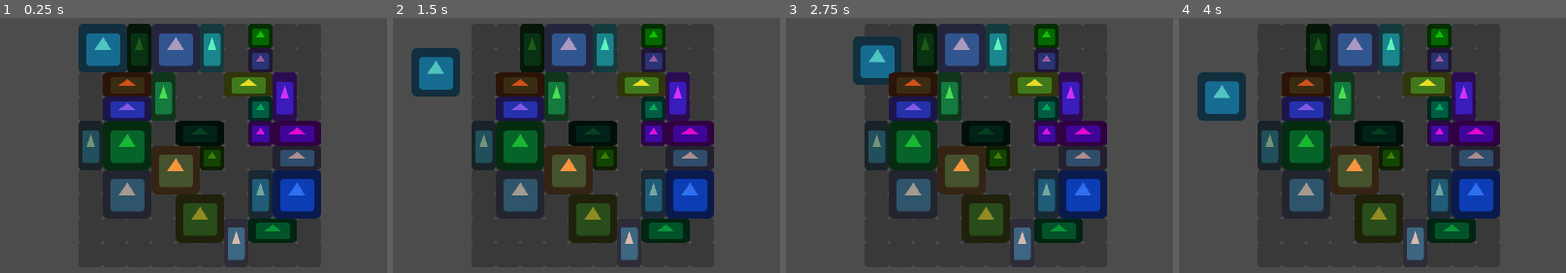
Above: before the commit, frames 1-4 (left to right).
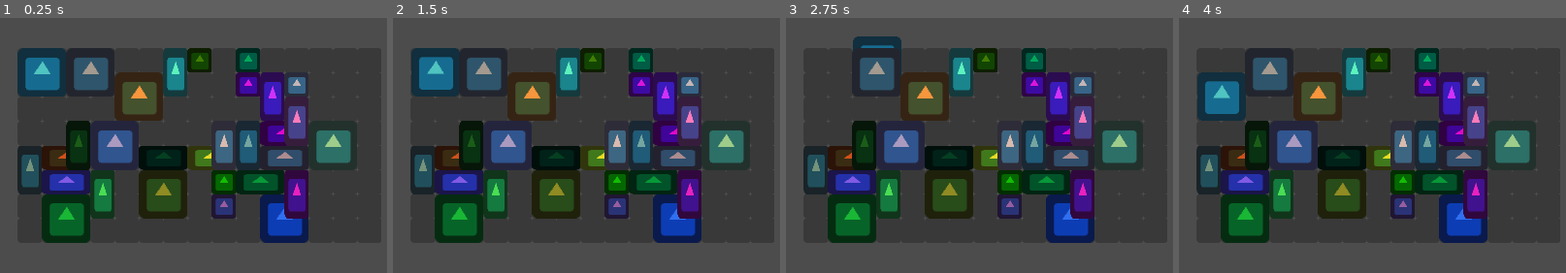
Above: after the commit, the same moments.

Repository: Galomortal47/BackPack
Game: Godot game, scene res://Invetory.tscn
Two runs of this game, one before a commit and one after it. Both use one fixed random seed, a clock stepped at 60 frames per second and the inputs below. The engine's default icon, where the game draws it, is replaced by a stand-in: a white triangle on a blue panel in a dark square.
Inputs (mouse positions are in pixels of both pictures, inside the frame that each line leads up to):
- Up to frame 1 (0.25 s): no input
- Up to frame 2 (1.5 s): click (497, 48) at 0.52 s; click (435, 71) at 1.27 s
- Up to frame 3 (2.75 s): click (875, 61) at 2.02 s
- Up to frame 4 (4 s): click (1209, 84) at 2.77 s; click (1221, 97) at 3.52 s

The runs differ from the first frame. In frame 1, 49% of the frame differs, in the area x 4-93%, y 2-98%; in frame 2, 44%; in frame 3, 44%; in frame 4, 44%.

Commit message:
removing stuff

Diff:
--- a/Inventory.gd
+++ b/Inventory.gd
@@ -1,7 +1,7 @@
 tool
 extends Node2D
-var items_v = 10
-var items_h = 10
+var items_v = 15
+var items_h = 8
 var backpack = []
 
 #func _process(delta):
Not shown, removed: icon_big.png.import
Not shown, removed: icon_h.png.import
Not shown, removed: icon_v.png.import
